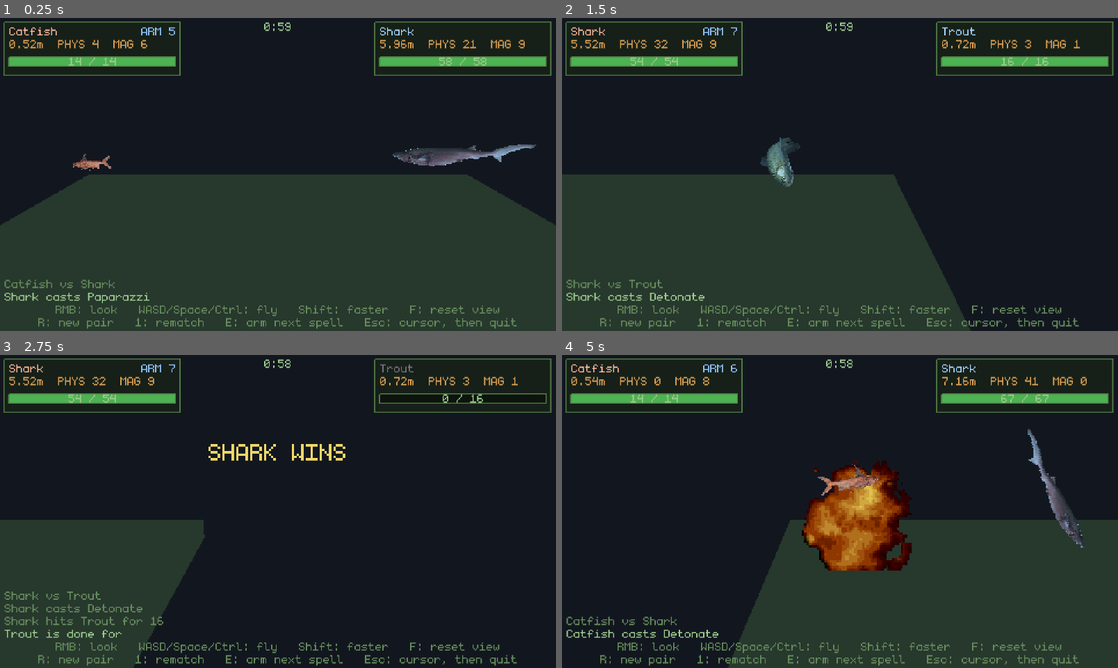
Above: before the commit, frames 1-4 (two rows, left to right).
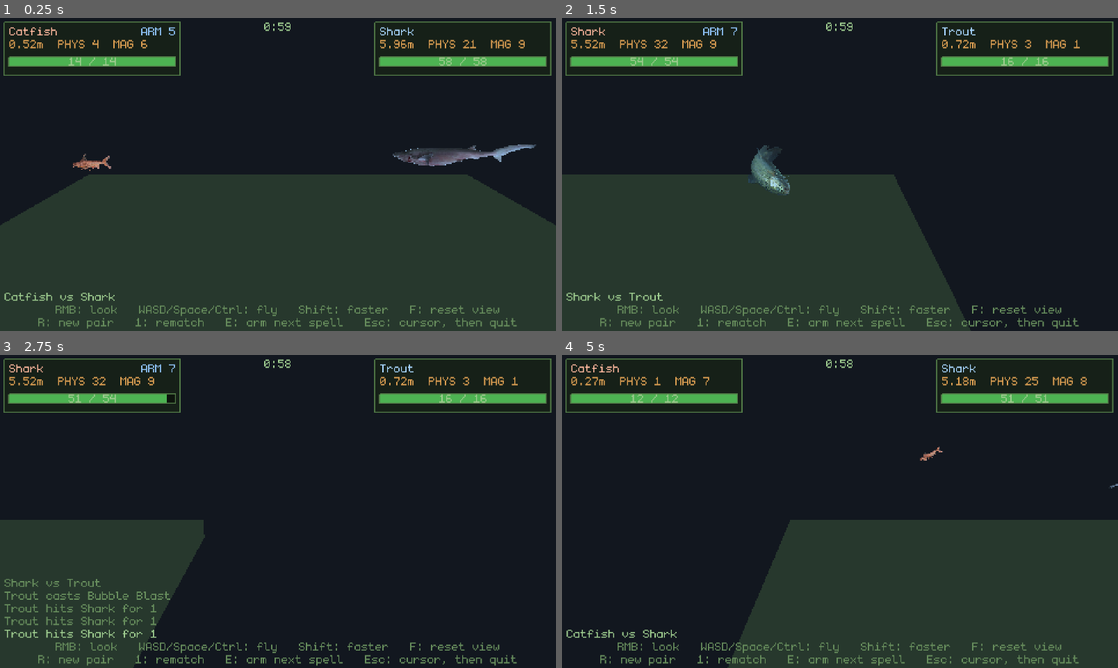
Above: after the commit, the same moments.

Repository: poissew/fishing-game
Game: Godot game, scene res://dev/TestArena.tscn
The game is run twice, just before and just after one commit, with the same random seed, the same clock (stepped at 60 frames per second) and the same inputs. This scene is started directly instead of the project's main scene. The engine's default icon, where the game draws it, is replaced by a stand-in: a white triangle on a blue panel in a dark square.
Inputs (mouse positions are in pixels of both pictures, inside the frame that each line leads up to):
- Up to frame 1 (0.25 s): no input
- Up to frame 2 (1.5 s): tap Enter (ui_accept) at 0.5, 0.77 s; move the mouse to (962, 158) at 0.52 s; hold D (right) 0.53-1.25 s; hold E (interact) 0.53-1.25 s; click (962, 158) at 0.67 s; drag from (728, 190) to (812, 237) at 1.27 s
- Up to frame 3 (2.75 s): move the mouse to (333, 442) at 2.02 s; hold D (right) from 2.03 s (still down); tap Space at 2.1 s
- Up to frame 4 (5 s): release D (right) at 2.75 s; drag from (812, 574) to (673, 464) at 2.77 s; move the mouse to (1006, 558) at 3.52 s; hold A (left) 3.53-4.25 s; hold Shift 3.53-4.25 s; tap Enter (ui_accept) at 3.77 s; drag from (673, 464) to (756, 433) at 4.27 s

The runs differ from the first frame. In frame 1, 0.5% of the frame differs, in the area x 0-27%, y 83-92%; in frame 2, 1.3%; in frame 3, 2.4%; in frame 4, 6.6%, in the area x 0-100%, y 2-91%.

Commit message:
feat: added clone spell

Diff:
--- a/classes/battle_fish.gd
+++ b/classes/battle_fish.gd
@@ -244,6 +244,12 @@
 ## and cannot have it again once the second is true.
 var _last_stand_left := 0.0
 var _last_stand_used := false
+
+## The clone this fish is hiding behind, how long it has left, and what every
+## fish it lured off was looking at before - so they can be given it back.
+var _clone: BattleFish = null
+var _clone_left := 0.0
+var _lured: Array = []
 
 ## The volley a spell left running: what there is still to fire, at what, and
 ## how long the fish hangs there before gravity gets it back.
@@ -304,6 +310,7 @@
 	# A fish sent into the arena again gets its refusal back with its health.
 	_last_stand_left = 0.0
 	_last_stand_used = false
+	_end_clone()
 	_read_passives()
 	# bind_fish() is usually called before the body is in the tree, so the
 	# @onready nodes are not there yet - _ready() picks the work back up.
@@ -556,6 +563,7 @@
 func _physics_process(delta: float) -> void:
 	_tick_hit_cooldowns(delta)
 	_tick_last_stand(delta)
+	_tick_clone(delta)
 	_tick_stun(delta)
 	_tick_dot(delta)
 	if fish != null and is_alive():
@@ -780,6 +788,95 @@
 	if dot != null and other != null and is_instance_valid(other):
 		other.apply_dot(dot, damage, self)
 
+# -- Clone --------------------------------------------------------------------
+
+## Puts a copy of this fish on the floor beside it and points everything that
+## was fighting it at the copy instead.
+##
+## The copy is a real battler, so it flops and collides and can be hit, and it
+## is deliberately **not** added to whatever the arena handed `BattleRound` -
+## nothing that cannot win a round should be able to hold one open.
+func _spawn_clone(spell: CloneSpellData) -> void:
+	if fish == null or fish.data == null or _clone != null:
+		return
+	var copy := fish.duplicate() as FishInstance
+	if copy == null:
+		return
+	# Everything that makes a fish dangerous, taken out: it is scenery that
+	# happens to look exactly like the fish it came off.
+	copy.phys_dmg = 0
+	copy.magic_dmg = 0
+	copy.spells = [] as Array[SpellInstance]
+	copy.health = maxi(1, int(round(fish.health * spell.health_scale)))
+	var decoy := BattleFish.spawn(copy)
+	if decoy == null:
+		return
+	# Its own team, so it never fights back and this fish never turns on it.
+	decoy.team = team
+	decoy.tint = tint
+	# It wanders: a decoy that made straight for the enemy would give itself up.
+	decoy.chase_bias = 0.0
+	_effect_parent().add_child(decoy)
+	decoy.global_position = global_position + _random_horizontal() * spell.spawn_offset
+	_clone = decoy
+	_clone_left = maxf(spell.duration, 0.01)
+	# The clone keeps its own clock as well as this one, because this one dies
+	# with the fish: an arena that frees a battler mid-round - the way a
+	# rematch does - would otherwise leave the decoy standing there for good,
+	# with nothing left alive that knows to take it away. The timer belongs to
+	# the tree and Godot drops the connection if the clone goes first.
+	get_tree().create_timer(_clone_left).timeout.connect(decoy.queue_free)
+	_lure_enemies()
+
+## Points everything that could be fighting this fish at the clone, keeping what
+## each of them was looking at so it can be handed back.
+func _lure_enemies() -> void:
+	_lured.clear()
+	if _clone == null:
+		return
+	for node in get_tree().get_nodes_in_group(GROUP):
+		var other := node as BattleFish
+		# can_hit(self) asks it the one question that matters: is this fish
+		# something you would fight?
+		if other == null or other == _clone or not other.can_hit(self):
+			continue
+		_lured.append([other, other.chase_target])
+		other.chase_target = _clone
+
+## Counts the clone down, and takes it away early if it is killed or if the fish
+## it came off dies first.
+func _tick_clone(delta: float) -> void:
+	if _clone_left <= 0.0:
+		return
+	if not is_instance_valid(_clone) or not _clone.is_alive() or not is_alive():
+		_end_clone()
+		return
+	_clone_left = maxf(0.0, _clone_left - delta)
+	if _clone_left <= 0.0:
+		_end_clone()
+
+## Takes the clone away and gives everything it lured off its own target back -
+## but only if that is still the clone, so an arena that has since repointed a
+## fish somewhere else keeps its say.
+func _end_clone() -> void:
+	var clone := _clone
+	_clone = null
+	_clone_left = 0.0
+	var clone_valid := is_instance_valid(clone)
+	for pair in _lured:
+		var other := pair[0] as BattleFish
+		if not is_instance_valid(other):
+			continue
+		# Something else has pointed it somewhere since: leave that alone.
+		if clone_valid and other.chase_target != clone:
+			continue
+		# And never hand back a target that has itself been freed in the
+		# meantime - that is a round being torn down around us.
+		other.chase_target = pair[1] if is_instance_valid(pair[1]) else null
+	_lured.clear()
+	if clone_valid:
+		clone.queue_free()
+
 # -- Last stand ---------------------------------------------------------------
 
 ## Caps `amount` at whatever would leave the fish on one point of health, when
@@ -926,14 +1023,32 @@
 	if fish == null or not is_alive() or is_stunned() or _hang_left > 0.0:
 		return
 	for spell in fish.ready_spells(SpellData.Trigger.WHEN_READY):
-		var camera := spell.data as PaparazziSpellData
-		if camera == null:
+		if not _worth_casting(spell.data):
 			continue
 		if spell.try_cast_at(caster_power(spell.data)) == SpellInstance.NOT_READY:
 			continue
-		# No target: the camera goes off whether or not anybody is in the shot.
+		# No target: none of these are aimed at anybody in particular.
 		cast_spell.emit(spell.data, null)
+		_apply_when_ready(spell.data)
+
+## Whether a WHEN_READY spell has anything to do right now. Almost all of them
+## always have - the camera goes off whether or not there is anybody in the shot
+## - but a second clone while the first is still standing would be a wasted
+## cooldown, so that one waits.
+func _worth_casting(data: SpellData) -> bool:
+	if data is CloneSpellData:
+		return _clone == null
+	return data is PaparazziSpellData
+
+## What a WHEN_READY spell does once it has been paid for.
+func _apply_when_ready(data: SpellData) -> void:
+	var camera := data as PaparazziSpellData
+	if camera != null:
 		_flash(camera)
+		return
+	var clone := data as CloneSpellData
+	if clone != null:
+		_spawn_clone(clone)
 
 ## Sets a camera off in front of the fish and leaves standing anything it may
 ## hit that was caught in the cone - the closer it was, the longer for.
@@ -1216,6 +1331,7 @@
 	_hit_cooldowns.clear()
 	_clear_dot()
 	_last_stand_left = 0.0
+	_end_clone()
 	# Frozen in mid-air firing bubbles when it died: let it drop.
 	_end_hang()
 	# It stops flopping and turns belly up - _sprite_roll() handles the turn -
--- a/classes/fish_data.gd
+++ b/classes/fish_data.gd
@@ -16,6 +16,7 @@
 	preload("res://data/spells/wildfire.tres"),
 	preload("res://data/spells/immunity.tres"),
 	preload("res://data/spells/snipe.tres"),
+	preload("res://data/spells/decoy.tres"),
 ]
 
 enum Rarity {
--- /dev/null
+++ b/classes/spells/clone_spell_data.gd
@@ -0,0 +1,27 @@
+## The fish puts a copy of itself on the floor and lets whatever it is fighting
+## go for that instead.
+##
+## The clone is a real BattleFish - same species, same icon, same size, and it
+## flops about like anything else, which is the whole point of it - but it has
+## no attack, no magic and no spells of its own, so it cannot win a fight or
+## even join in one. It is somewhere for the other fish to be for a few seconds.
+##
+## It is **not** one of the arena's battlers: `BattleRound` was handed the real
+## pair and never hears about this one, so a clone can neither win a round nor
+## keep one from ending.
+class_name CloneSpellData
+extends SpellData
+
+@export_category("Clone")
+## How long it stands in for the real fish before it goes.
+@export_range(0.2, 30.0, 0.1, "suffix:s") var duration: float = 4.0
+## Health it gets, as a share of the fish it copied. A clone that goes down
+## early takes the lure with it - so this is really how long the decoy lasts
+## against something that keeps hitting it.
+@export_range(0.05, 2.0, 0.05) var health_scale: float = 0.5
+## How far to one side of the real fish it appears, in world units.
+@export_range(0.0, 5.0, 0.05, "suffix:m") var spawn_offset: float = 0.6
+
+## None. A clone deals none either - the spell is the distraction.
+func compute_damage(_caster_power: int) -> int:
+	return 0
--- /dev/null
+++ b/data/spells/decoy.tres
@@ -0,0 +1,15 @@
+[gd_resource type="Resource" script_class="CloneSpellData" format=3]
+
+[ext_resource type="Script" path="res://classes/spells/clone_spell_data.gd" id="1_decy"]
+
+[resource]
+script = ExtResource("1_decy")
+name = "Decoy"
+description = "Leaves a copy of itself flopping about and lets whatever it is fighting go for that instead. The copy cannot fight back, and it does not last."
+trigger = 5
+base_power = 0
+base_type = 6
+base_cooldown = 8
+duration = 4.0
+health_scale = 0.5
+spawn_offset = 0.6
Not shown, added: classes/spells/clone_spell_data.gd.uid
